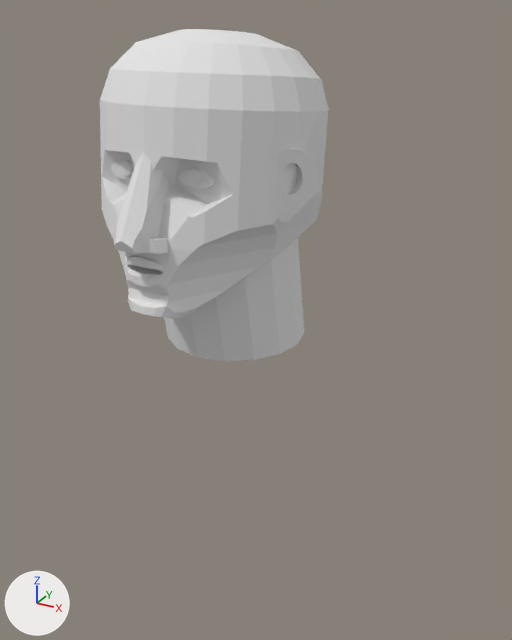
Two versions of the Blender file objsrc/face.blend, one commit apart.
The view is the same before and after, from a 50 mm camera at (169.0, -304.0, 87.0) aimed at (47.0, -81.0, -24.0). Every picture has the same lights, and +X, +Y and +Z are marked at lower left. Mesh edges are drawn as thin lines on the coarser meshes.

In view in the first picture: 'head'.
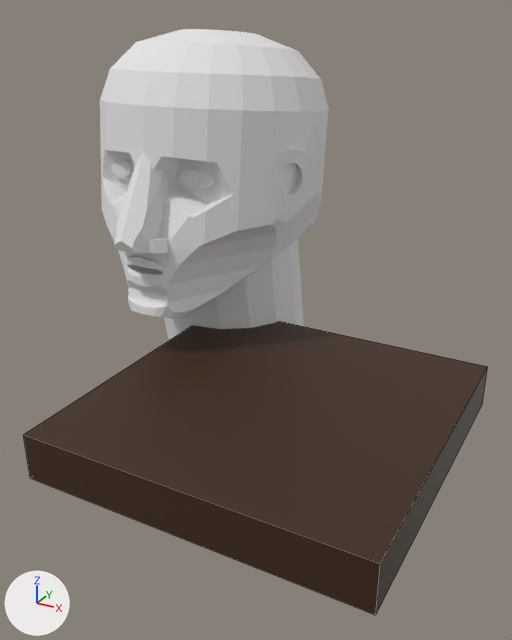
What the commit changed:
Material 'Material.001' (mat_material_001) is new.
Its base color is (0.0495, 0.0195, 0.00652) (brown #3f2613).
Mesh me_cube_001 is new.
It is a box spanning x 0.0..1.0, y -2.45..0.45, z 0.0..0.75.
It uses material mat_material_001 (brown #3f2613).
Object 'floor near door' (ob_floor_near_door) is new; it shows me_cube_001.
Its location is (0.0, -53.0, -64.0).
Its scale is (128.0, 44.0, 24.0).

Changed parts and their boxes (x1, y1, x2, y2) in the pictures (512 x 640 px):
'floor near door', added (brown)
    after: (23, 321, 488, 615)
